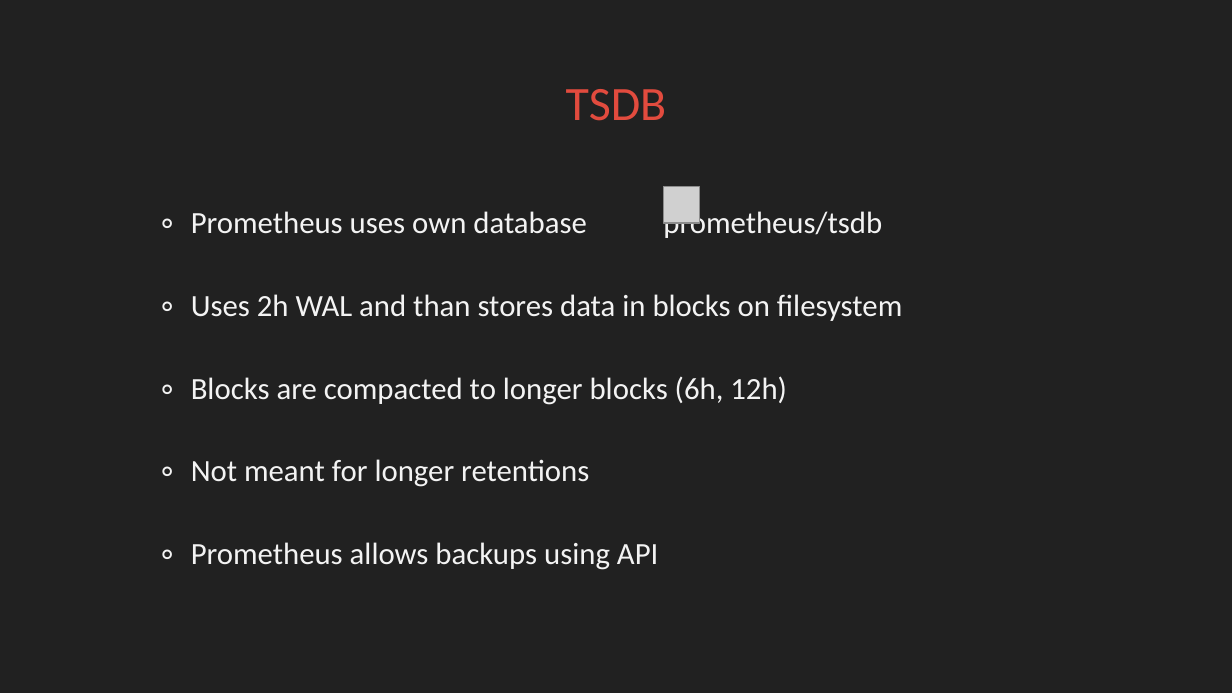
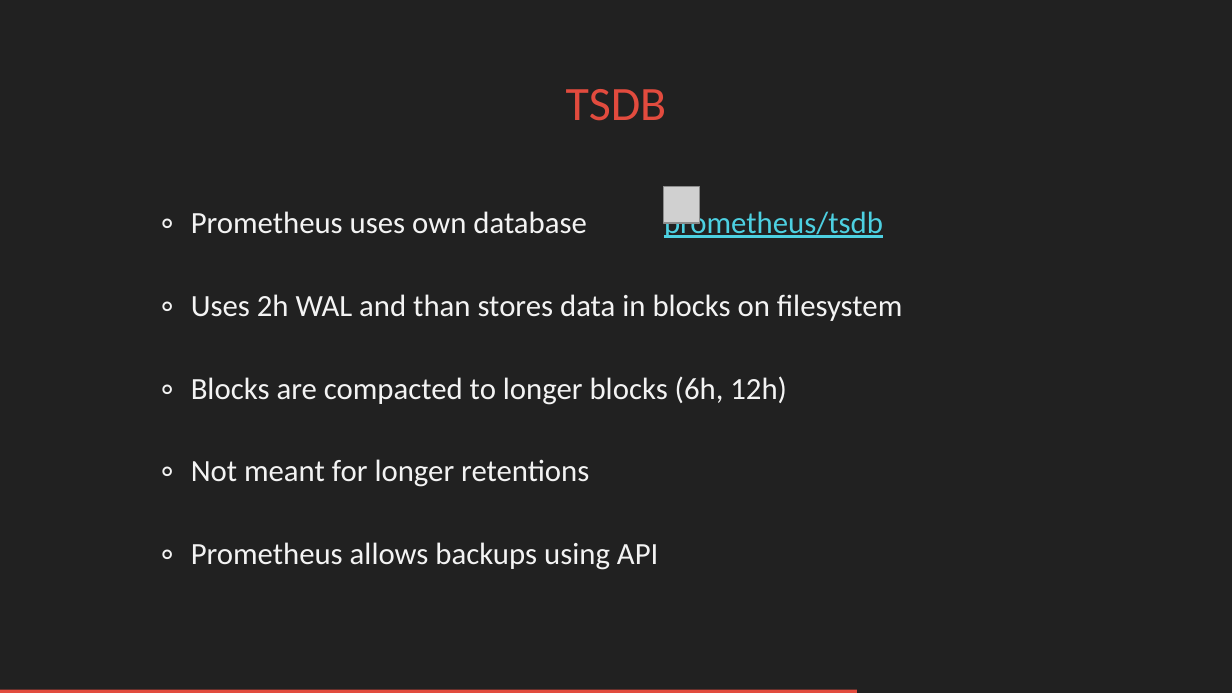
Before and after one commit to FUSAKLA/prometheus-demo, a slide deck: slide 17 of Prometheus-light-shadow-livers.pptx (slide 14 before the commit). Drawn at 1232x693 pixels with LibreOffice and Linux fonts; fonts in the diff are those of the drawing; grey boxes stand for pictures; background and template pictures are left out. Boxes give left, top, right and bottom in pixels: in the first picture for what was removed or moved away, otherwise in the second. Text is boxed around its words. In the diff, an @@ line names an element or a change of style, - is before the commit and + after.

```diff
--- a/Prometheus-light-shadow-livers.pptx
+++ b/Prometheus-light-shadow-livers.pptx
@@ text at (191,207,883,238): text colour #F3F3F3 to #4DD0E1, underline on in "prometheus/tsdb" @@
@@ rectangle added at (0,690,857,693), fill #E24B3E @@
```
Also in this commit, not shown: 15 other slides changed, 7 slides added, 2 slides removed, 1 other file.
